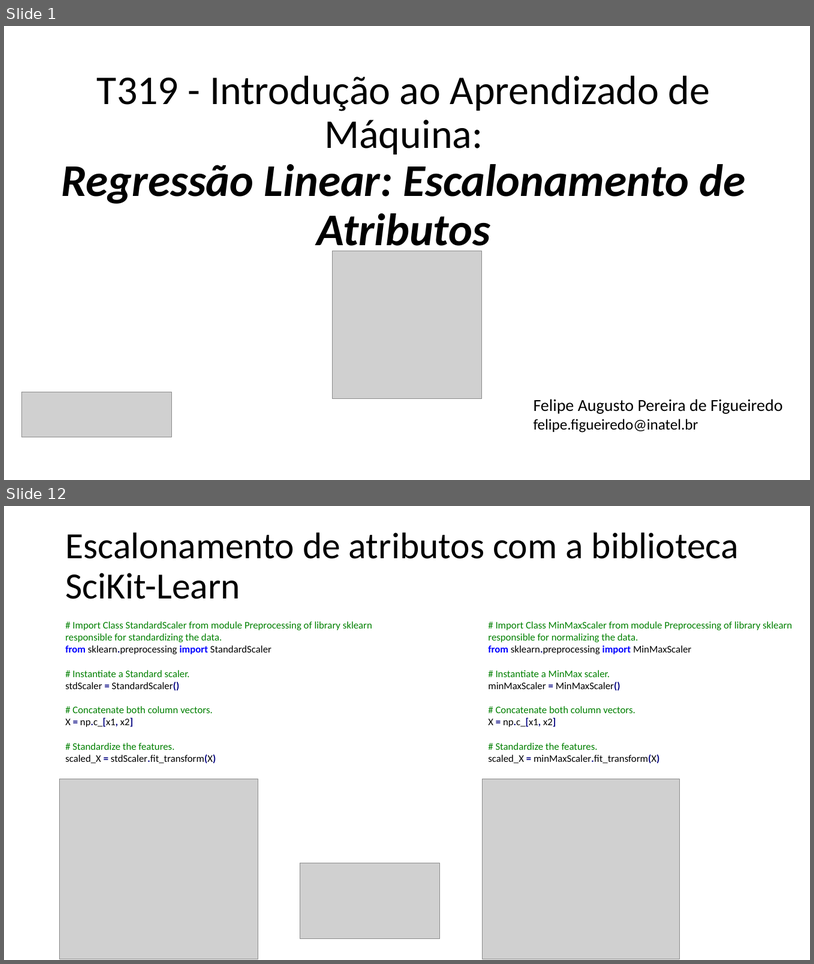
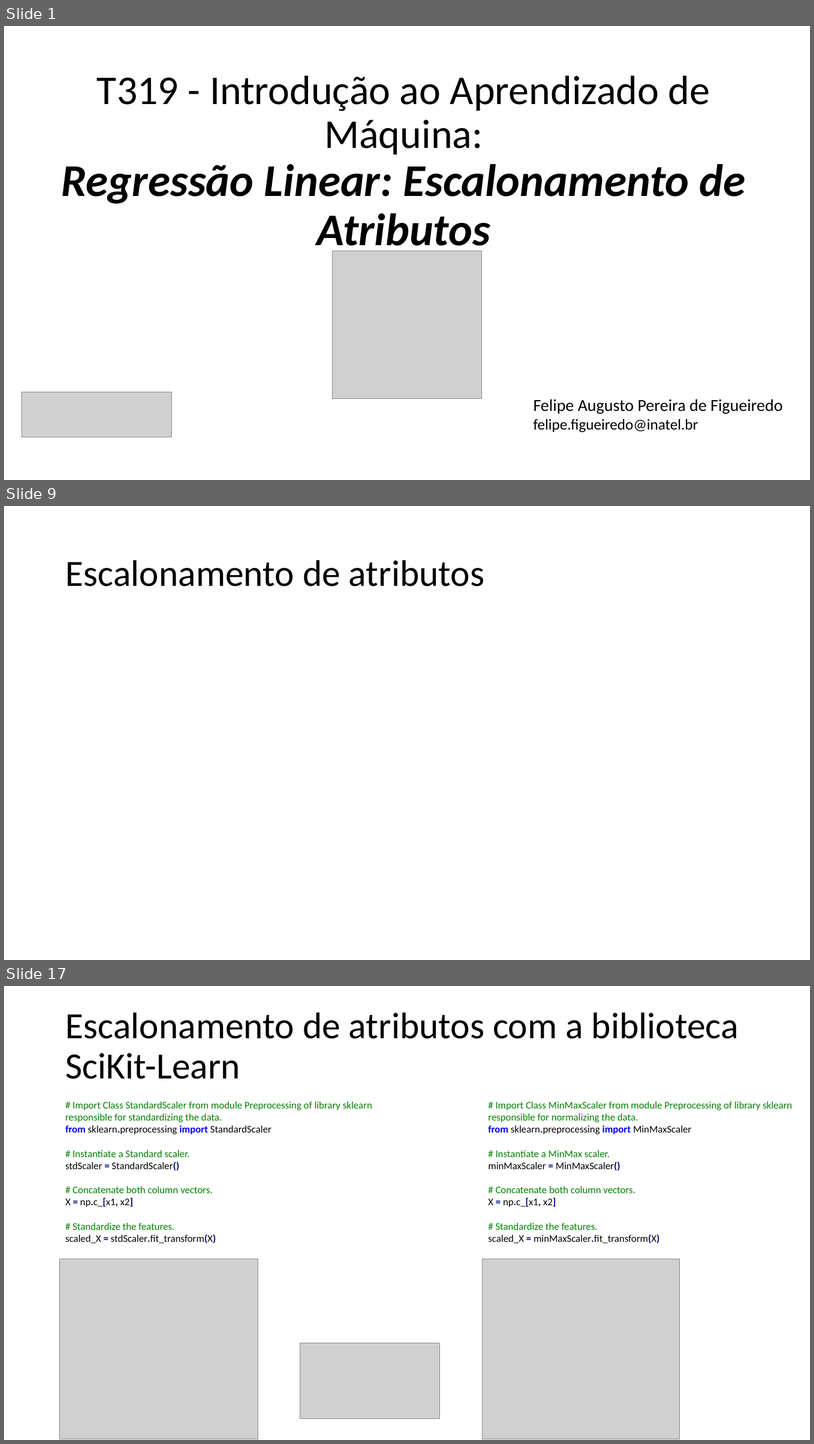
Before and after one commit to zz4fap/t319_aprendizado_de_maquina, a slide deck: slides/T319_Regressão_Linear (Escalonamento de Atributos).pptx. Shown one above the other, each under a label of ours: slides 1 and 12 before the commit, slides 1, 9 and 17 after it; the slides between them are not shown. The pictures are 814x964 and 814x1444 pixels, drawn with LibreOffice and Linux fonts; fonts in the diff are those of the drawing; grey boxes stand for pictures. Boxes give left, top, right and bottom in pixels: in the first picture for what was removed or moved away, otherwise in the second. Text is boxed around its words. In the diff, an @@ line names an element or a change of style, - is before the commit and + after.

```diff
--- a/slides/T319_Regressão_Linear (Escalonamento de Atributos).pptx
+++ b/slides/T319_Regressão_Linear (Escalonamento de Atributos).pptx
@@ slide 9 added at (4,506,810,960), background #FFFFFF @@
@@ title added at (65,560,485,586), 44 pt, text #000000 @@
+Escalonamento de atributos
@@ what was slide 12 is now slide 17 @@
```
Also in this commit, not shown: 10 slides changed, 4 other slides added, 1 other file.
